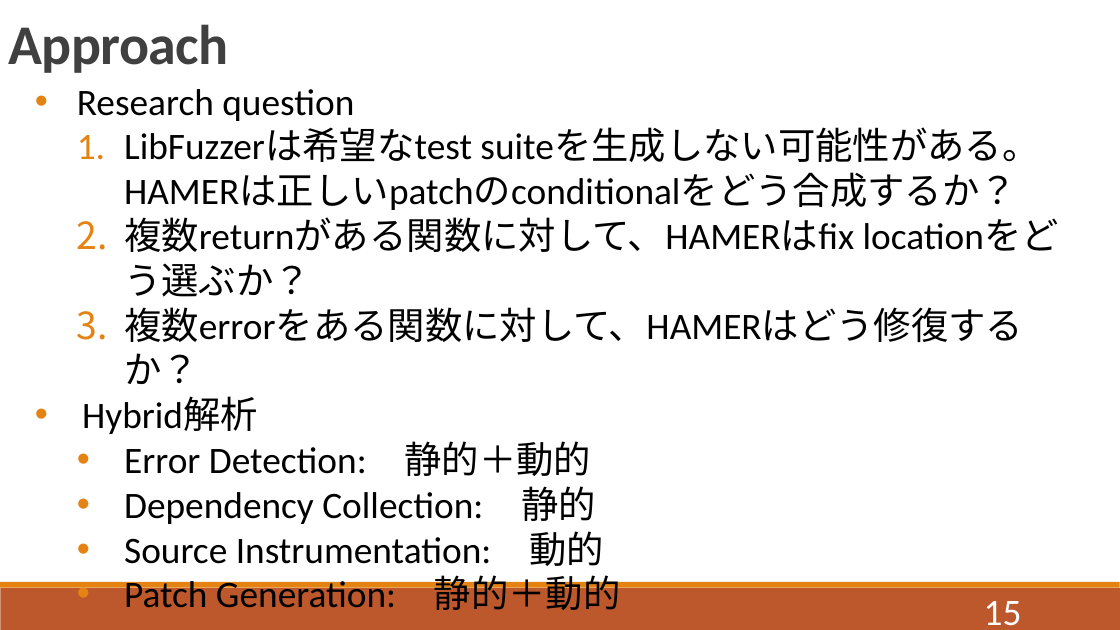
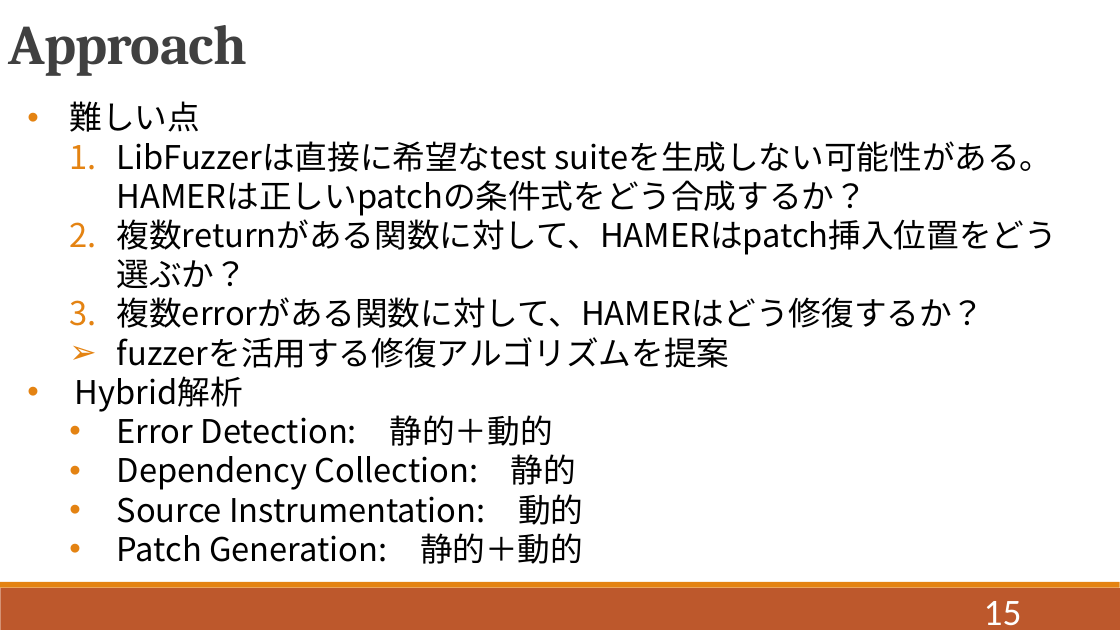
Before and after one commit to QIANZECHANG/MyResearch, a slide deck: slide 15 of 修論/修論発表.pptx. Drawn at 1120x630 pixels with LibreOffice and Linux fonts; fonts in the diff are those of the drawing. Boxes give left, top, right and bottom in pixels: in the first picture for what was removed or moved away, otherwise in the second. Text is boxed around its words. In the diff, an @@ line names an element or a change of style, - is before the commit and + after.

```diff
--- a/修論/修論発表.pptx
+++ b/修論/修論発表.pptx
@@ text "Approach" at bbox=[8, 25, 247, 76]: font Calibri to Cambria @@
@@ text "難しい点": place and size @@
-text "難しい点" at bbox=[77, 89, 1039, 610]
+text "難しい点" at bbox=[69, 101, 1057, 564]
@@ text at bbox=[69, 101, 1057, 368]: text changed; size 32 to 28 pt; font Calibri to Noto Sans CJK JP @@
-  • Research question
-    1. LibFuzzerは希望なtest suiteを生成しない可能性がある。HAMERは正しいpatchのconditionalをどう合成するか？
-    2. 複数returnがある関数に対して、HAMERはfix locationをどう選ぶか？
-    3. 複数errorをある関数に対して、HAMERはどう修復するか？
+  • 難しい点
+    1. LibFuzzerは直接に希望なtest suiteを生成しない可能性がある。HAMERは正しいpatchの条件式をどう合成するか？
+    2. 複数returnがある関数に対して、HAMERはpatch挿入位置をどう選ぶか？
+    3. 複数errorがある関数に対して、HAMERはどう修復するか？
+    ➢ fuzzerを活用する修復アルゴリズムを提案
@@ text at bbox=[75, 376, 583, 564]: size 32 to 28 pt, font Calibri to Noto Sans CJK JP in "Hybrid解析", "Error Detection: 静的＋動的", "Dependency Collection: 静的", "Source Instrumentation: 動的" and 1 more places @@
```
Also in this commit, not shown: 24 other slides changed, 8 slides added, 1 slide removed, 16 other files.
